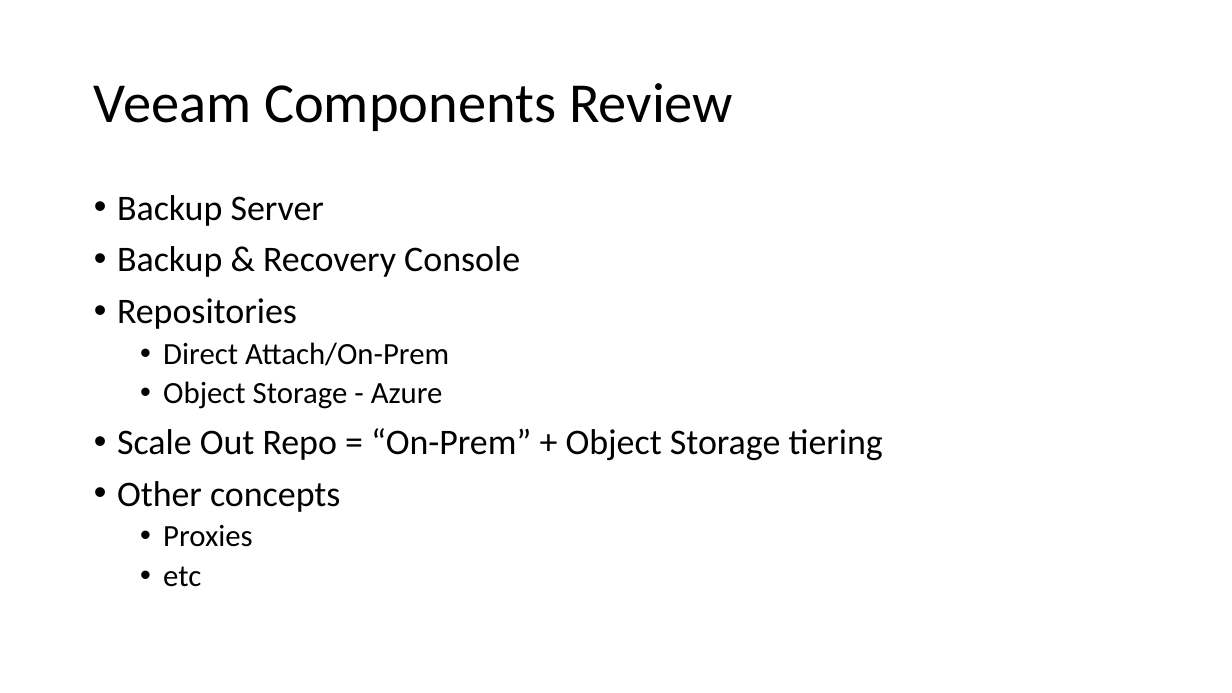
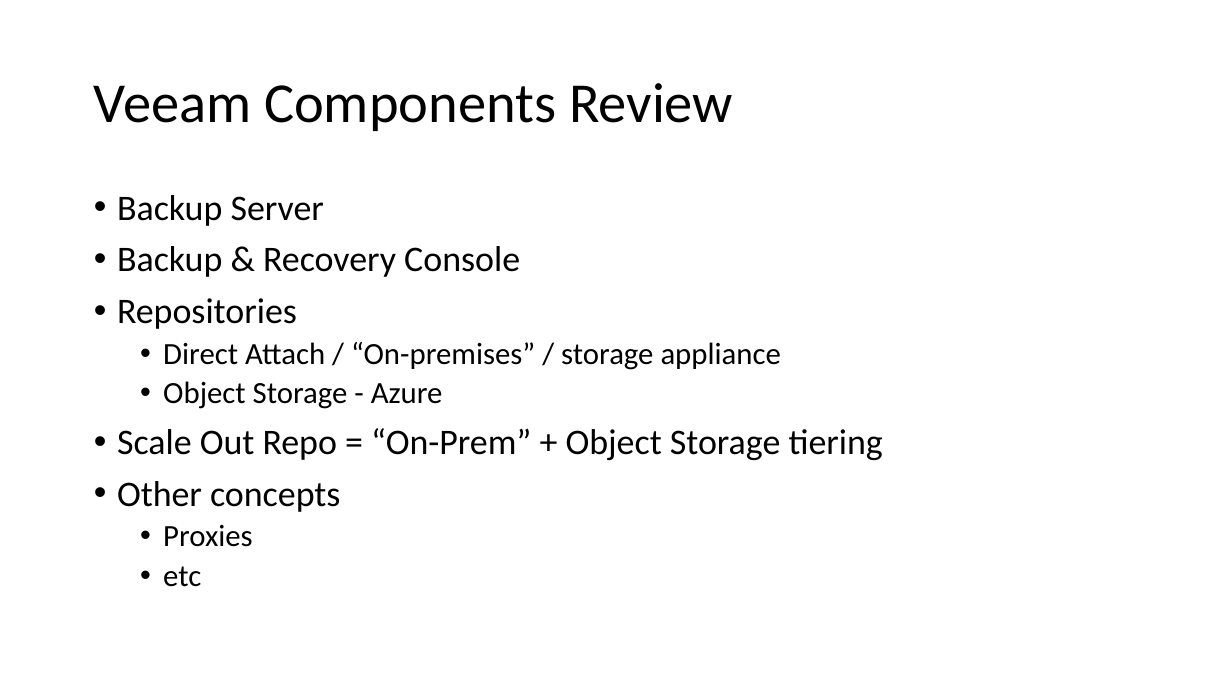
Before and after one commit to dkirby-ms/VeeamOnAzureLab, a slide deck: slide 5 of Veeam Lab Guide.pptx. Drawn at 1232x693 pixels with LibreOffice and Linux fonts; fonts in the diff are those of the drawing. Boxes give left, top, right and bottom in pixels: in the first picture for what was removed or moved away, otherwise in the second. Text is boxed around its words. In the diff, an @@ line names an element or a change of style, - is before the commit and + after.

```diff
--- a/Veeam Lab Guide.pptx
+++ b/Veeam Lab Guide.pptx
@@ text at bbox=[163, 342, 781, 370]: text changed @@
-  • Direct Attach/On-Prem
+  • Direct Attach / “On-premises” / storage appliance
```
Also in this commit, not shown: 2 other slides changed.
